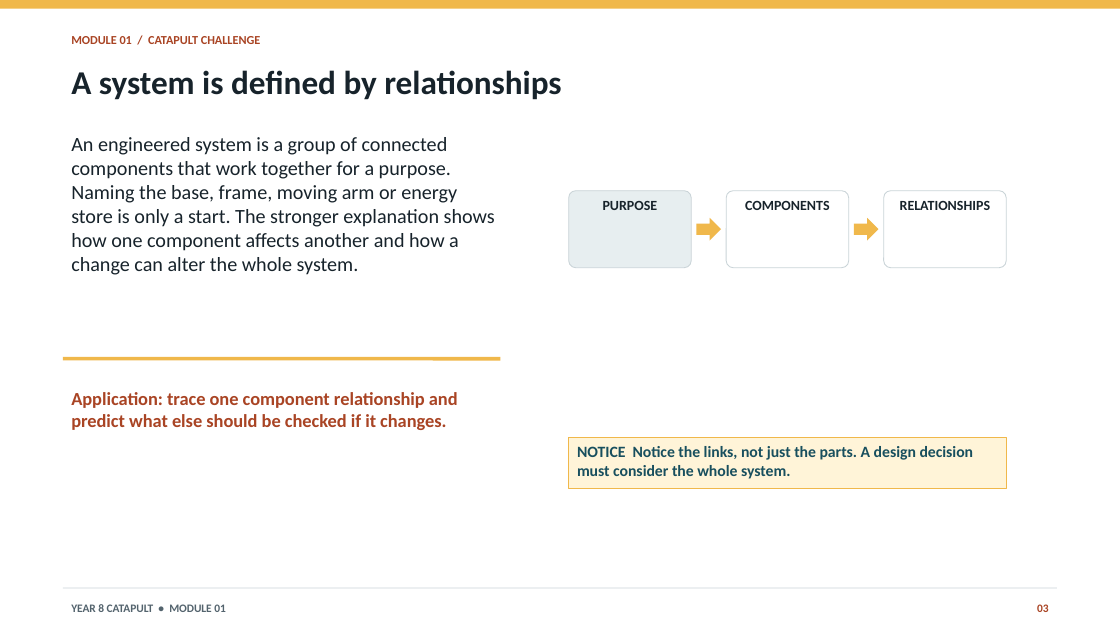
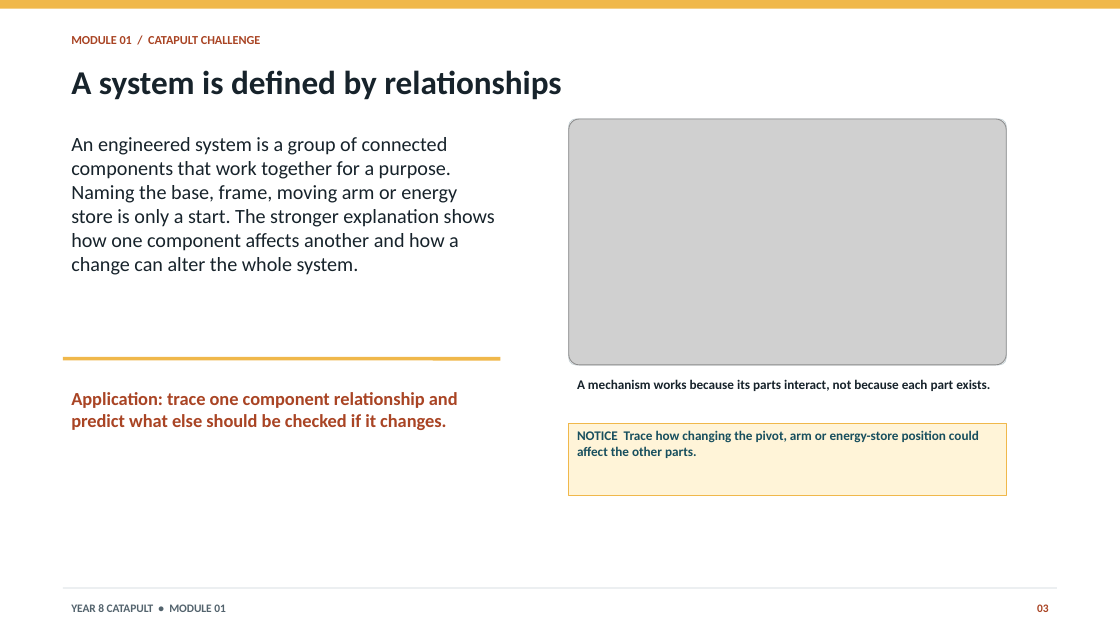
Before and after one commit to stevencowell/Year-8-Catapult, a slide deck: slide 3 of resources/presentations/module-01-catapult-challenge.pptx. Drawn at 1120x630 pixels with LibreOffice and Linux fonts; fonts in the diff are those of the drawing; grey boxes stand for pictures. Boxes give left, top, right and bottom in pixels: in the first picture for what was removed or moved away, otherwise in the second. Text is boxed around its words. In the diff, an @@ line names an element or a change of style, - is before the commit and + after.

```diff
--- a/resources/presentations/module-01-catapult-challenge.pptx
+++ b/resources/presentations/module-01-catapult-challenge.pptx
@@ rounded rectangle added at [569,119,1007,365], fill #FFFFFF, outline #CAD4D8 0.75 pt @@
@@ picture added at [569,119,1007,365] @@
@@ rounded rectangle removed at [569,191,691,268] @@
-PURPOSE
@@ rounded rectangle removed at [727,191,849,268] @@
-COMPONENTS
@@ rounded rectangle removed at [884,191,1007,268] @@
-RELATIONSHIPS
@@ right arrow removed at [697,218,721,240] @@
@@ right arrow removed at [854,218,879,240] @@
@@ text added at [577,379,990,391], 11.2 pt, text #17232B, bold @@
+A mechanism works because its parts interact, not because each part exists.
@@ rectangle "NOTICE Trace how changing the ...": place and size @@
-rectangle "NOTICE Trace how changing the ..." at [569,438,1007,488]
+rectangle "NOTICE Trace how changing the ..." at [569,423,1007,495]
@@ text in rectangle at [577,430,979,458]: text changed; size 13.5 to 11.2 pt @@
-NOTICE Notice the links, not just the parts. A design decision must consider the whole system.
+NOTICE Trace how changing the pivot, arm or energy-store position could affect the other parts.
```
Also in this commit, not shown: 2 other slides changed, 48 other files.
